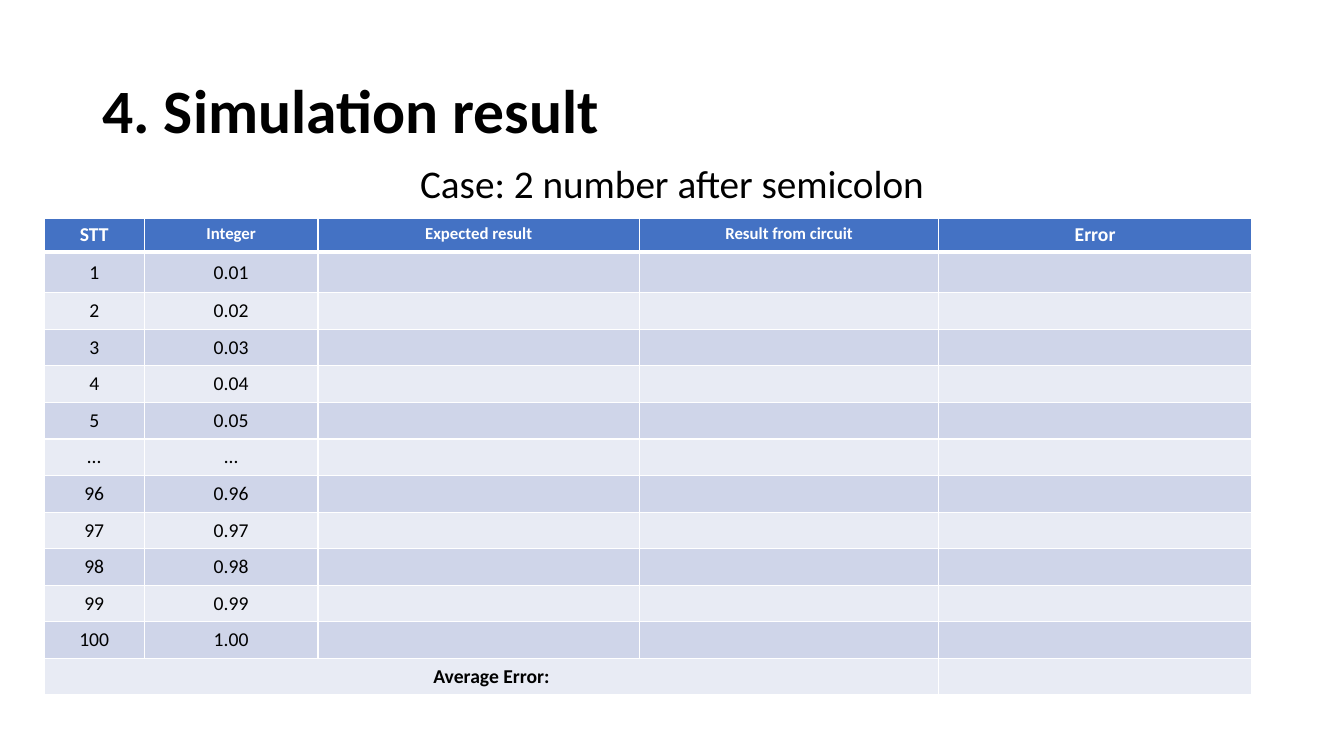
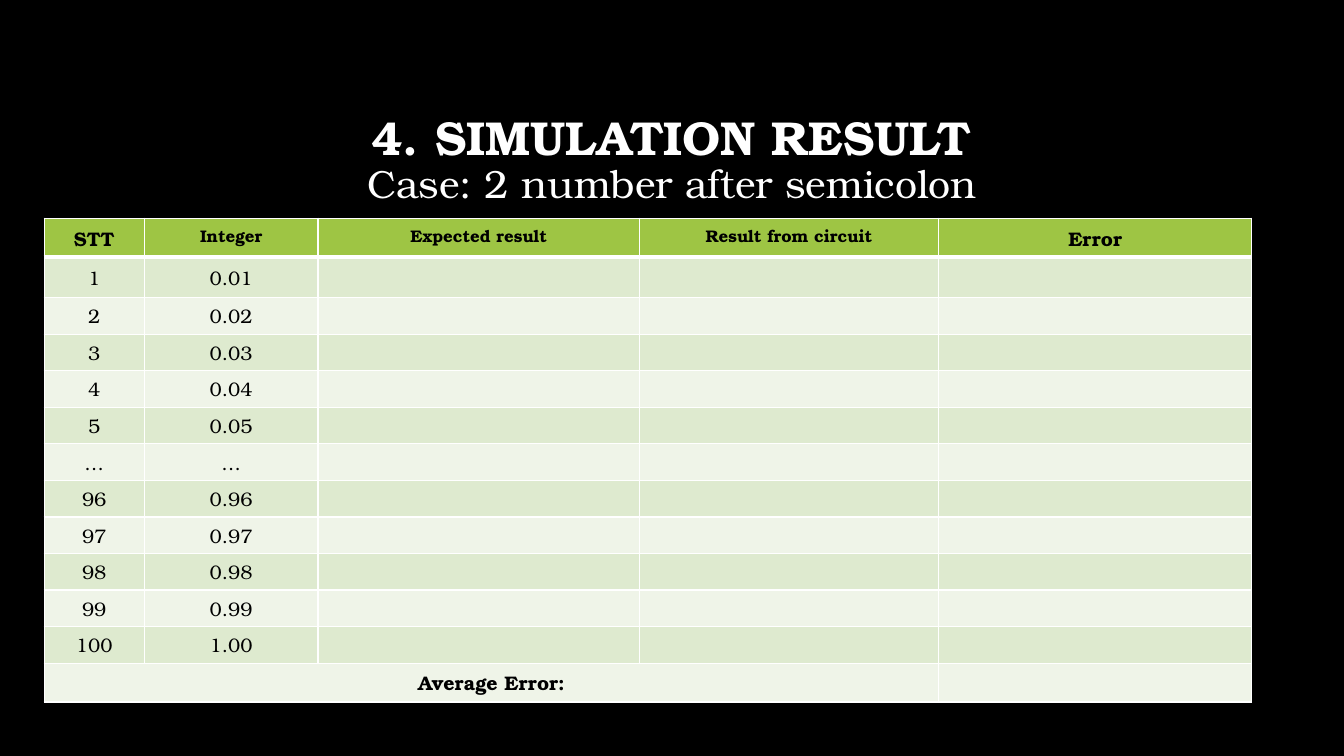
Before and after one commit to hohaicongthuan/Share-To-Other, a slide deck: slide 13 of Group Project/FloatingPointSquareRoot/Floating Point Squareroot.pptx. Drawn at 1344x756 pixels with LibreOffice and Linux fonts; fonts in the diff are those of the drawing; background and template pictures are left out. Boxes give left, top, right and bottom in pixels: in the first picture for what was removed or moved away, otherwise in the second. Text is boxed around its words. In the diff, an @@ line names an element or a change of style, - is before the commit and + after.

```diff
--- a/Group Project/FloatingPointSquareRoot/Floating Point Squareroot.pptx
+++ b/Group Project/FloatingPointSquareRoot/Floating Point Squareroot.pptx
@@ background #FFFFFF to picture (left out) @@
@@ title at <box>372,122,971,156</box>: text changed; size 44 to 34 pt; font Calibri to TeX Gyre Bonum; text colour #000000 to #FFFFFF @@
-4. Simulation result
+4. SIMULATION RESULT
@@ text "Case: 2 number after semicolon" at <box>367,169,977,199</box>: font Calibri to TeX Gyre Bonum, text colour #000000 to #FFFFFF @@
@@ table at <box>44,219,1251,699</box> @@
@@ fill #4472C4 to #9EC544 in row 1 @@
@@ fill #CFD5EA to #DFEACF in 30 cells @@
@@ fill #E9EBF5 to #F0F5E9 in 27 cells @@
@@ font Calibri to TeX Gyre Bonum @@
@@ text colour #FFFFFF to #000000 in "STT", "Integer", "Expected result", "Result from circuit" and 1 more places @@
```
Also in this commit, not shown: 21 other slides changed, 1 slide added.
